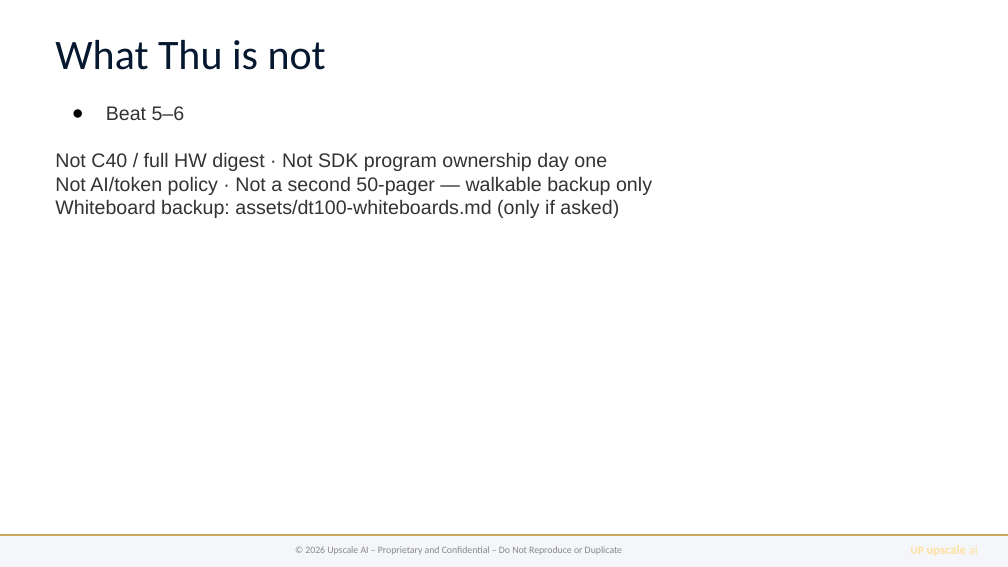
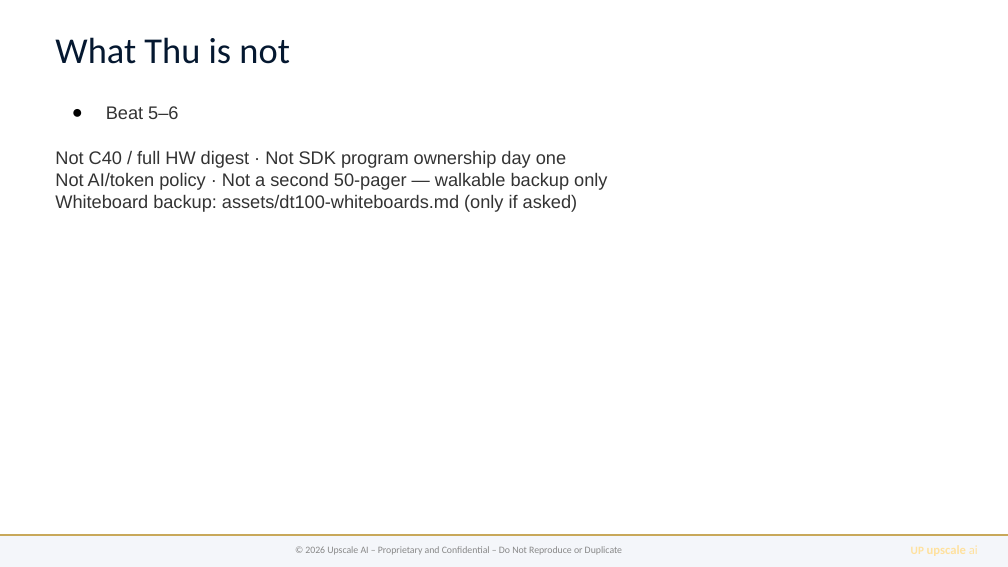
Before and after one commit to upscale-ai-network/agent-template, a slide deck: slide 11 of dt100/manager-arch-vision-b6.pptx. Drawn at 1008x567 pixels with LibreOffice and Linux fonts; fonts in the diff are those of the drawing. Boxes give left, top, right and bottom in pixels: in the first picture for what was removed or moved away, otherwise in the second. Text is boxed around its words. In the diff, an @@ line names an element or a change of style, - is before the commit and + after.

```diff
--- a/dt100/manager-arch-vision-b6.pptx
+++ b/dt100/manager-arch-vision-b6.pptx
@@ text "What Thu is not" at (x1=55, y1=37, x2=289, y2=64): size 30 to 26 pt @@
@@ text "Beat 5–6" at (x1=55, y1=106, x2=607, y2=212): size 14 to 13 pt @@
```
Also in this commit, not shown: 10 other slides changed, 1 slide removed, 25 other files.
